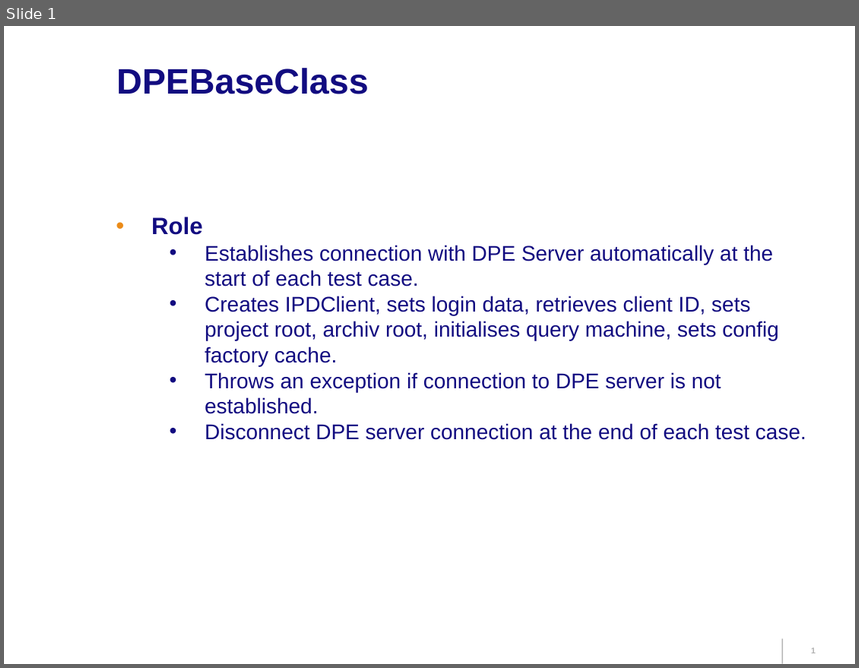
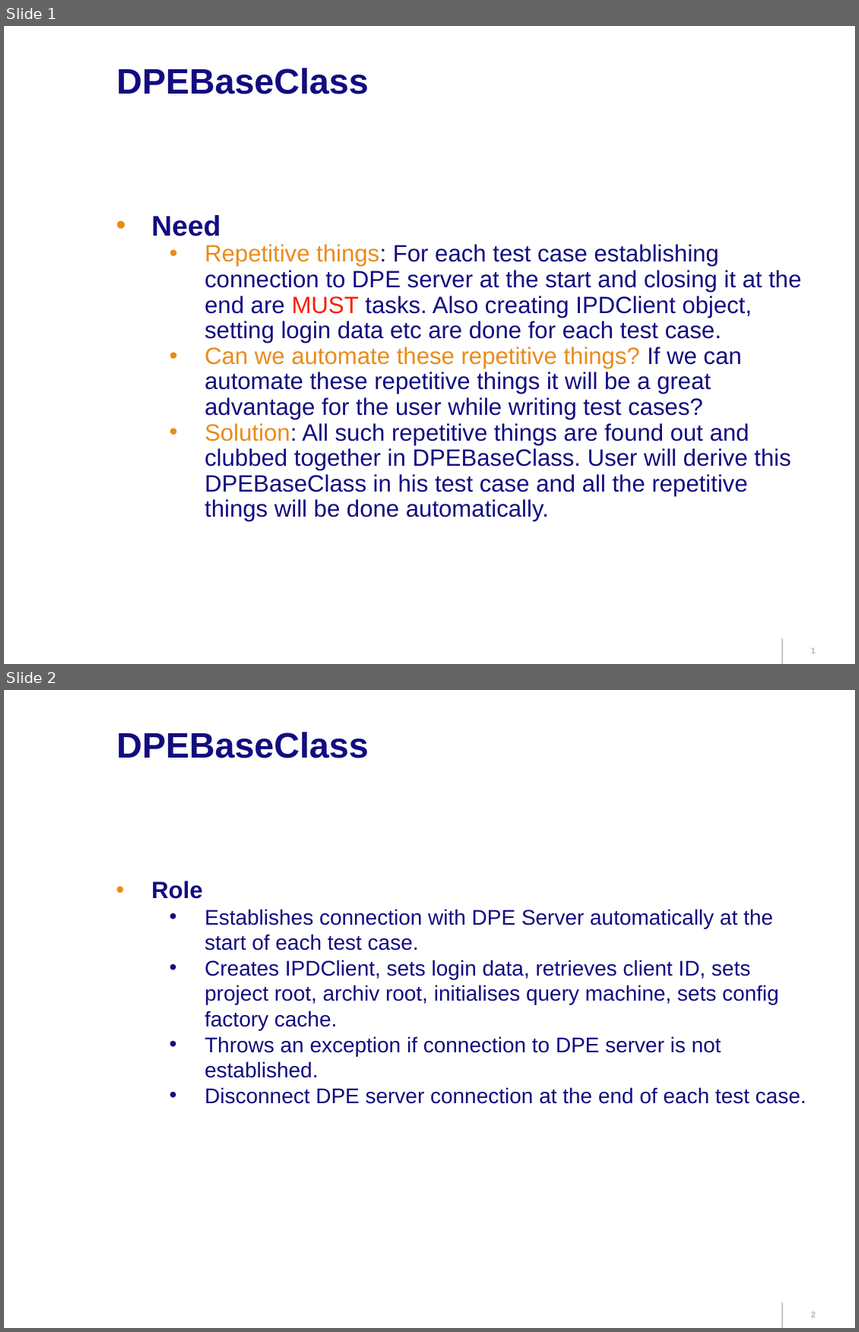
Before and after one commit to 0xdky/cramp, a slide deck: docs/DPEBaseClass.ppt. Shown one above the other, each under a label of ours: slide 1 before the commit, slides 1 and 2 after it. The pictures are 859x668 and 859x1332 pixels, drawn with LibreOffice and Linux fonts; fonts in the diff are those of the drawing; background and template pictures are left out. Boxes give left, top, right and bottom in pixels: in the first picture for what was removed or moved away, otherwise in the second. Text is boxed around its words. In the diff, an @@ line names an element or a change of style, - is before the commit and + after.

Commit message:
Documentation for DPEBaseClass

```diff
--- a/docs/DPEBaseClass.ppt
+++ b/docs/DPEBaseClass.ppt
@@ slide 1 added at bbox=[4, 26, 855, 664], background picture (left out); not listed: 1 template element that a slide beside it also shows @@
@@ title added at bbox=[116, 68, 369, 94], 30 pt, text #120C80, bold @@
+DPEBaseClass
@@ text added at bbox=[151, 215, 801, 522], 20 pt, text #120C80 @@
+• Need
+  • Repetitive things: For each test case establishing connection to DPE server at the start and closing it at the end are MUST tasks. Also creating IPDClient object, setting login data etc are done for each test case.
+  • Can we automate these repetitive things? If we can automate these repetitive things it will be a great advantage for the user while writing test cases?
+  • Solution: All such repetitive things are found out and clubbed together in DPEBaseClass. User will derive this DPEBaseClass in his test case and all the repetitive things will be done automatically.
@@ page number added at bbox=[811, 648, 816, 654], 7 pt, text #B2B2B2, bold @@
+1
@@ what was slide 1 is now slide 2 @@
```
